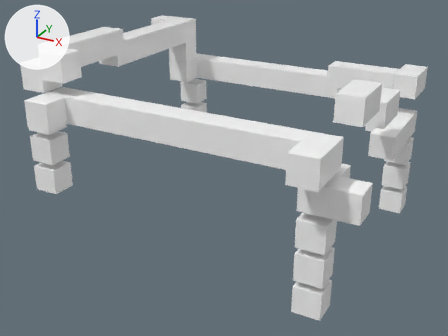
An edit to the FBX model Assets/fbx/world_04/lvl_401/territorio4_lvl1_deco.fbx, drawn before and after from the same camera.
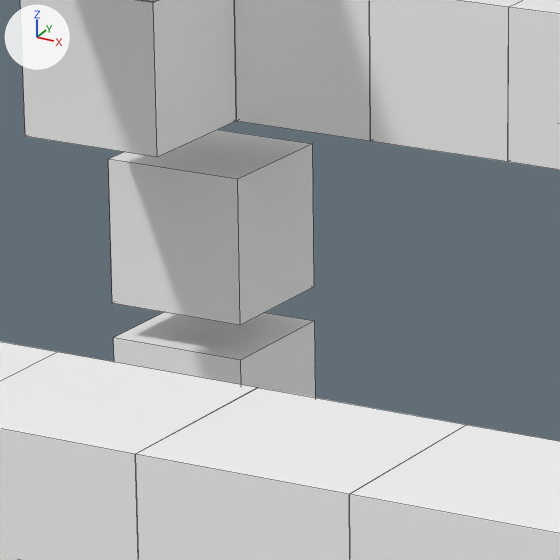
Old and new are each drawn whole from a 50 mm camera at (1.874, -3.602, 1.183) aimed at (-0.043, -0.116, -0.56) and again close up on the part from 37% to 53% of the width and 19% to 40% of the height. Lighting does not change. The marker at upper left points along +X, +Y and +Z. The close-ups show mesh edges as thin lines. Where no turn or scale is listed for an object, it has been applied to the vertices.

The first close-up shows 'Territorio_4_1'.
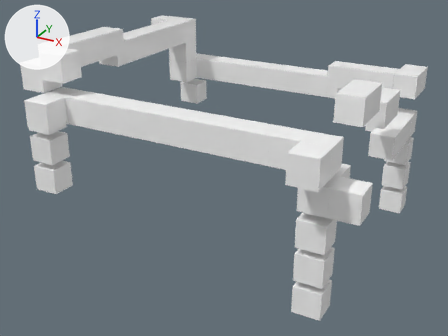
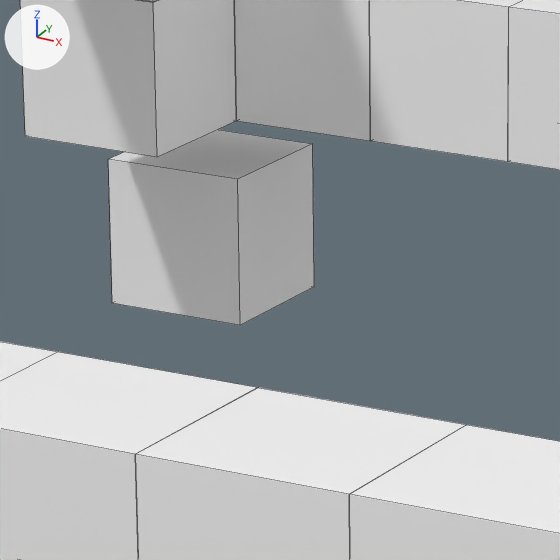
Changed parts and their boxes [x1, y1, x2, y2] in the close-ups (560 x 560 px):
```json
{"part": 1, "of": "me_mesh", "change": "deleted", "before": [114, 312, 315, 397]}
```

The change, as JSON lines over the scene's bpy script:
```json
{"block": "me_mesh", "where": "me_mesh.from_pydata(...)  # 528 vertices, 396 faces; spans x -1.15..1.17, y -1.12..1.14, z -1.08..0.34"}
{"block": "me_mesh", "where": "# used by ob_territorio_4_1; location = (0.0, 0.0, 0.0)"}
{"block": "me_mesh", "change": "me_mesh part 1: the loose piece of 8 vertices spanning x -0.98..-0.82, y 0.81..0.97, z -0.68..-0.51 is deleted"}
```
